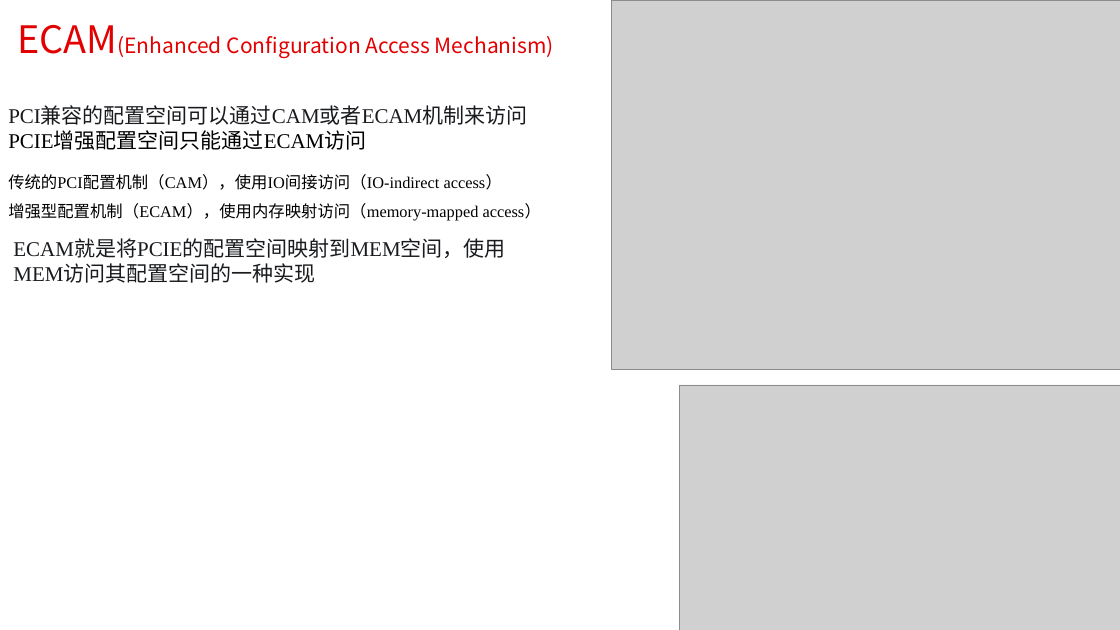
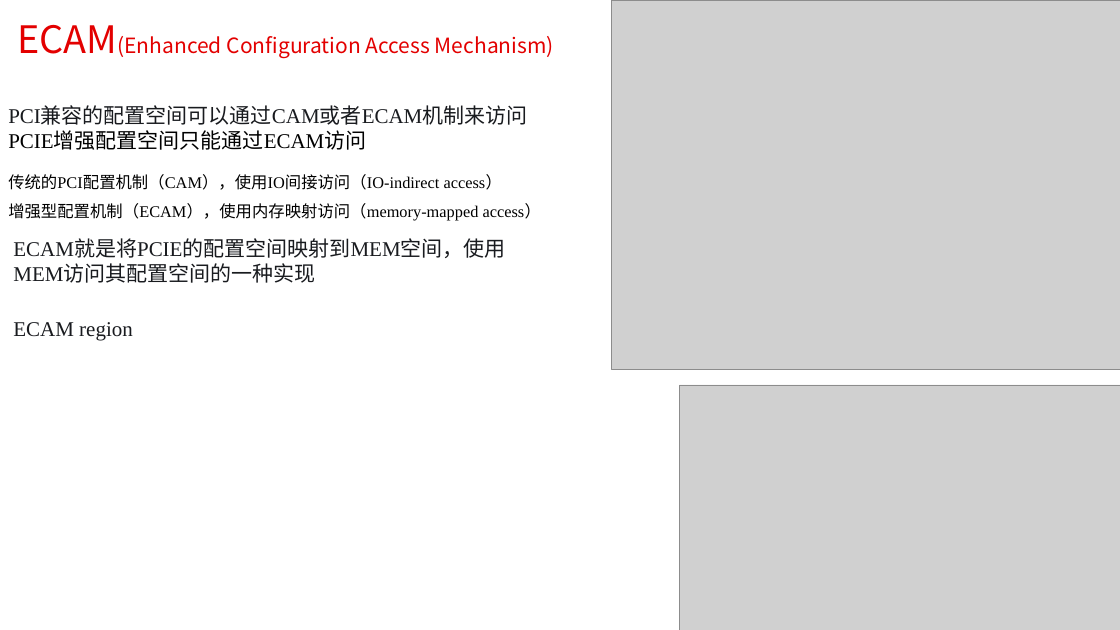
Before and after one commit to HallelujahJ/workspace, a slide deck: slide 20 of reference_doc/pcie/notebook/PCIE协议-事务层-3.0.pptx. Drawn at 1120x630 pixels with LibreOffice and Linux fonts; fonts in the diff are those of the drawing; grey boxes stand for pictures. Boxes give left, top, right and bottom in pixels: in the first picture for what was removed or moved away, otherwise in the second. Text is boxed around its words. In the diff, an @@ line names an element or a change of style, - is before the commit and + after.

```diff
--- a/reference_doc/pcie/notebook/PCIE协议-事务层-3.0.pptx
+++ b/reference_doc/pcie/notebook/PCIE协议-事务层-3.0.pptx
@@ text added at box(13, 322, 133, 341), 18 pt, text #191B1F @@
+ECAM region
```
Also in this commit, not shown: 1 other slide changed, 7 other files.
